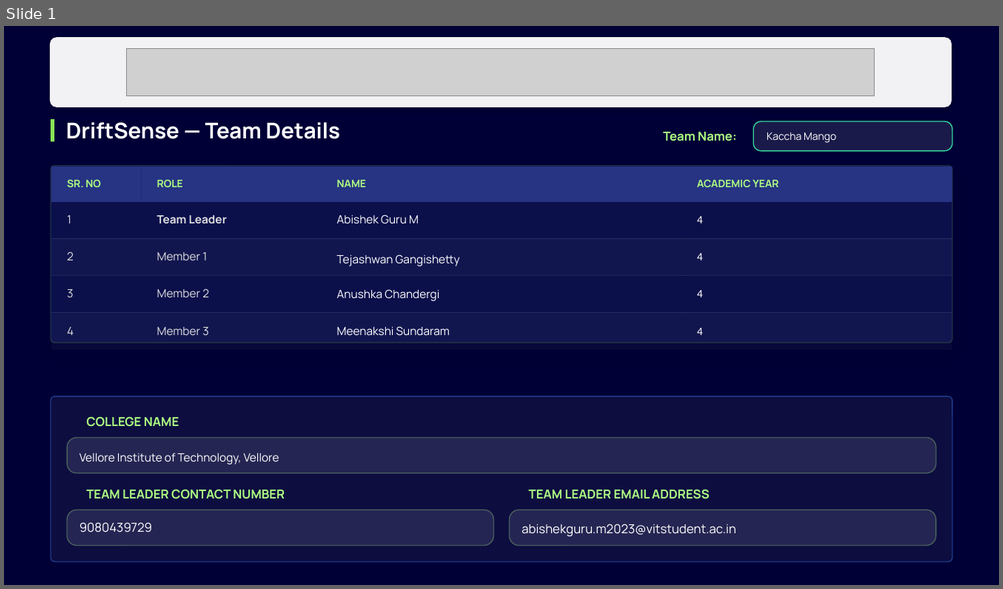
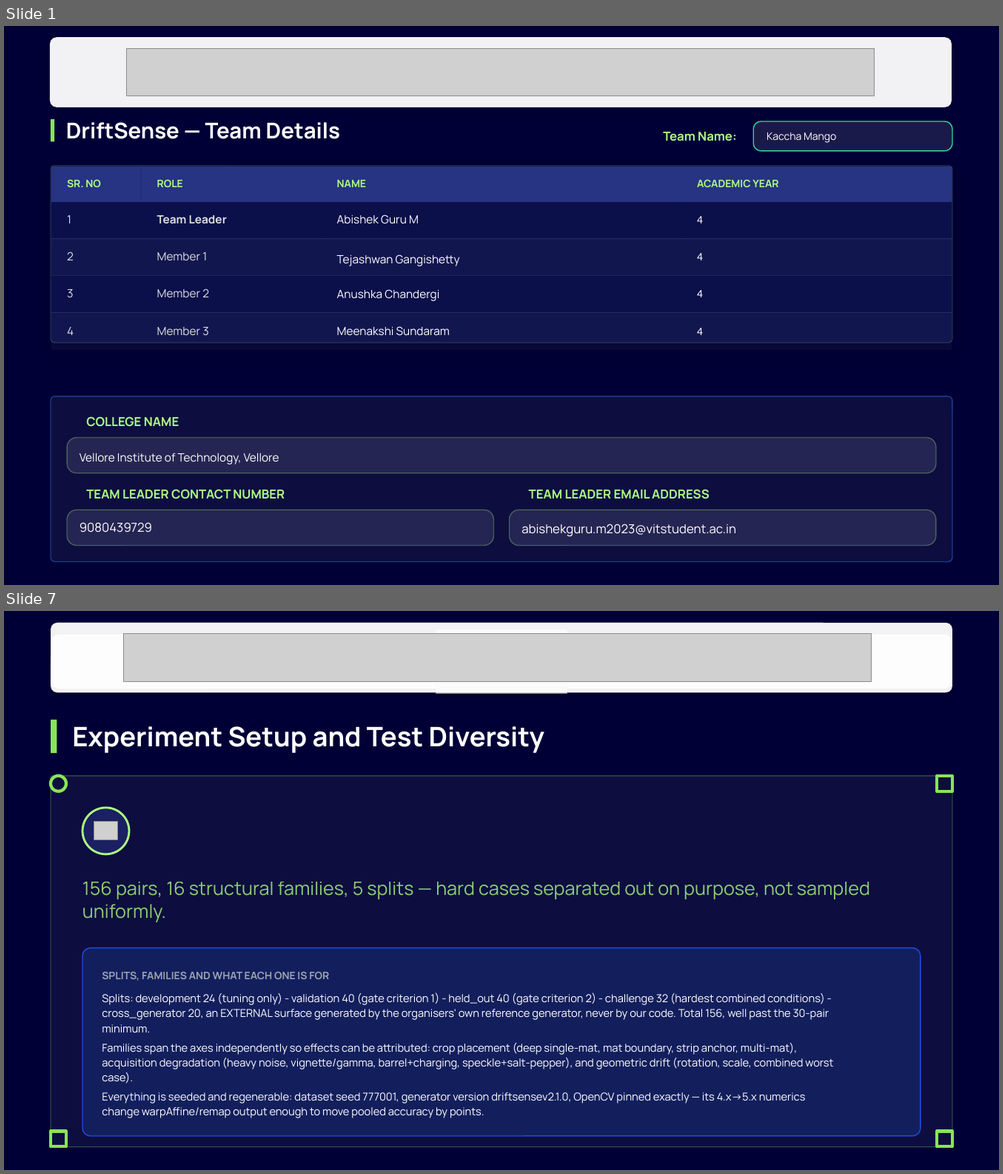
Before and after one commit to teja120805-cyber/Semicon-26---Kacha-Mango, a slide deck: Kaccha Mango_PS02.pptx. Shown one above the other, each under a label of ours: slide 1 before the commit, slides 1 and 7 after it; the slides between them are not shown. The pictures are 1003x589 and 1003x1174 pixels, drawn with LibreOffice and Linux fonts; fonts in the diff are those of the drawing; grey boxes stand for pictures; background and template pictures are left out; a plain dark background stands for a picture behind light text. Boxes give left, top, right and bottom in pixels: in the first picture for what was removed or moved away, otherwise in the second. Text is boxed around its words. In the diff, an @@ line names an element or a change of style, - is before the commit and + after.

```diff
--- a/Kaccha Mango_PS02.pptx
+++ b/Kaccha Mango_PS02.pptx
@@ slide 7 added at box(4, 611, 999, 1170), background picture (left out); not listed: 1 template element that a slide beside it also shows @@
@@ rectangle added at box(4, 611, 999, 1170), fill #000036 @@
@@ rounded rectangle added at box(51, 623, 951, 693), fill #FFFFFF at 95% opacity @@
@@ picture added at box(436, 629, 567, 694) @@
@@ rounded rectangle added at box(51, 634, 951, 689), fill #FFFFFF at 95% opacity @@
@@ picture added at box(123, 633, 871, 681) @@
@@ rectangle added at box(51, 720, 57, 754), fill #88E555 @@
@@ text added at box(72, 726, 544, 753), 26 pt, text #FFFFFF, bold @@
+Experiment Setup and Test Diversity
@@ rounded rectangle added at box(51, 776, 951, 1147), fill #FFFFFF at 5% opacity, outline #88E555 1 pt @@
@@ rounded rectangle added at box(51, 776, 66, 792), outline #88E555 3 pt @@
@@ rectangle added at box(936, 776, 952, 792), outline #88E555 3 pt @@
@@ ellipse added at box(82, 808, 128, 854), fill #273383 at 50% opacity, outline #AEFF82 2 pt @@
@@ picture added at box(94, 822, 117, 841) @@
@@ text added at box(82, 882, 870, 923), 18 pt, text #AEFF82 at 80% opacity @@
+156 pairs, 16 structural families, 5 splits — hard cases separated out on purpose, not sampled uniformly.
@@ rounded rectangle added at box(82, 948, 920, 1136), fill #1E3A8A at 40% opacity, outline #1D4ED8 1 pt @@
@@ text added at box(102, 972, 329, 981), 10 pt, text #9CA3AF, bold @@
+SPLITS, FAMILIES AND WHAT EACH ONE IS FOR
@@ text added at box(102, 993, 833, 1119), 10.5 pt, text #FFFFFF @@
+Splits: development 24 (tuning only) - validation 40 (gate criterion 1) - held_out 40 (gate criterion 2) - challenge 32 (hardest combined conditions) - cross_generator 20, an EXTERNAL surface generated by the organisers' own reference generator, never by our code. Total 156, well past the 30-pair minimum.
+Families span the axes independently so effects can be attributed: crop placement (deep single-mat, mat boundary, strip anchor, multi-mat), acquisition degradation (heavy noise, vignette/gamma, barrel+charging, speckle+salt-pepper), and geometric drift (rotation, scale, combined worst case).
+Everything is seeded and regenerable: dataset seed 777001, generator version driftsensev2.1.0, OpenCV pinned exactly — its 4.x->5.x numerics change warpAffine/remap output enough to move pooled accuracy by points.
@@ rectangle added at box(51, 1132, 66, 1147), outline #88E555 3 pt @@
@@ rectangle added at box(936, 1132, 952, 1147), outline #88E555 3 pt @@
```
Also in this commit, not shown: 8 slides changed, 5 other slides added, 24 other files.
